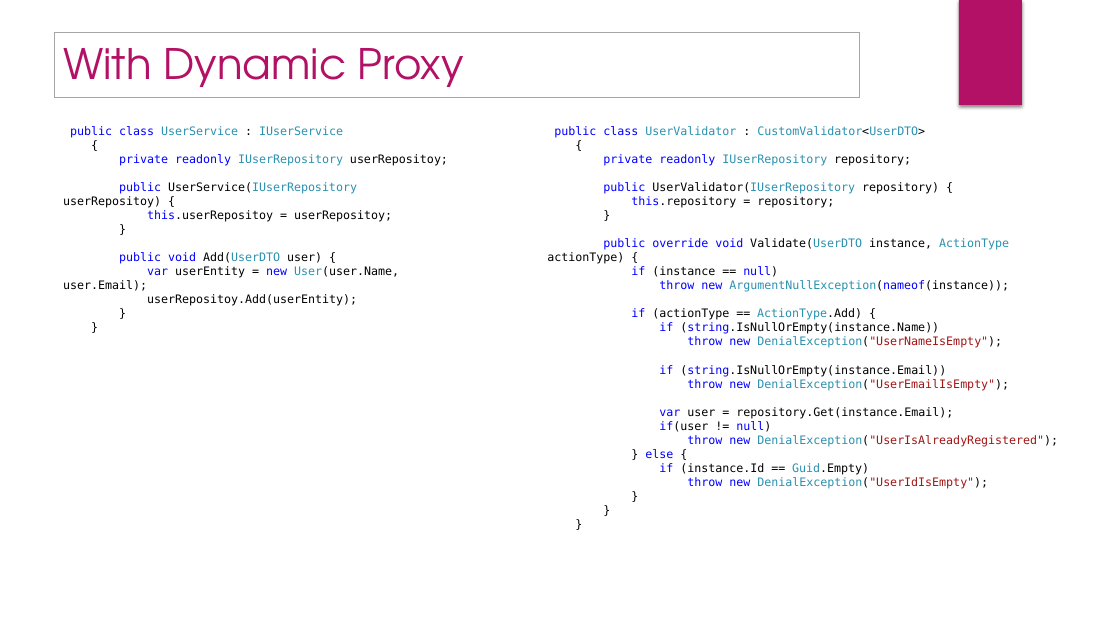
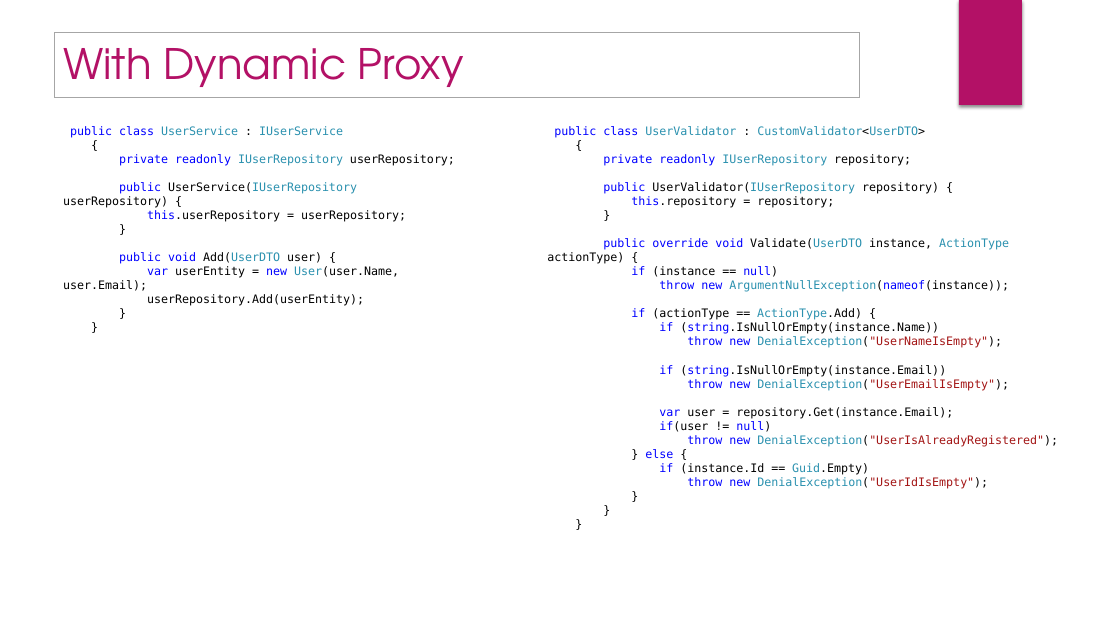
Before and after one commit to tugrulelmas/AopSample, a slide deck: slide 9 of Aop.pptx. Drawn at 1120x630 pixels with LibreOffice and Linux fonts; fonts in the diff are those of the drawing. Boxes give left, top, right and bottom in pixels: in the first picture for what was removed or moved away, otherwise in the second. Text is boxed around its words. In the diff, an @@ line names an element or a change of style, - is before the commit and + after.

```diff
--- a/Aop.pptx
+++ b/Aop.pptx
@@ text at bbox=[63, 154, 455, 222]: text changed @@
-private readonly IUserRepository userRepositoy;
-public UserService(IUserRepository userRepositoy) {
-this.userRepositoy = userRepositoy;
+private readonly IUserRepository userRepository;
+public UserService(IUserRepository userRepository) {
+this.userRepository = userRepository;
@@ text at bbox=[147, 294, 364, 306]: text changed @@
-userRepositoy.Add(userEntity);
+userRepository.Add(userEntity);
```
Also in this commit, not shown: 3 other slides changed, 3 other files.
